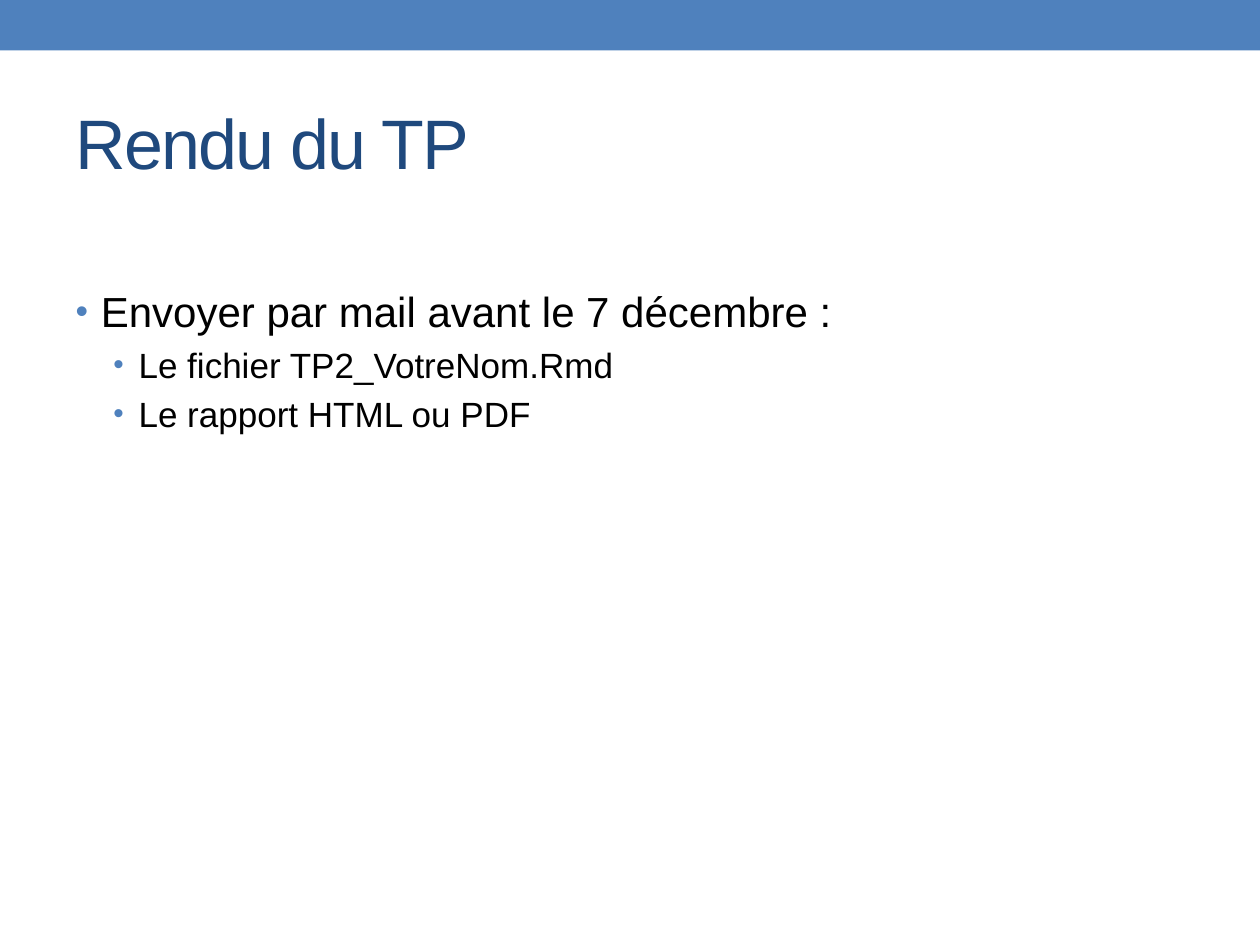
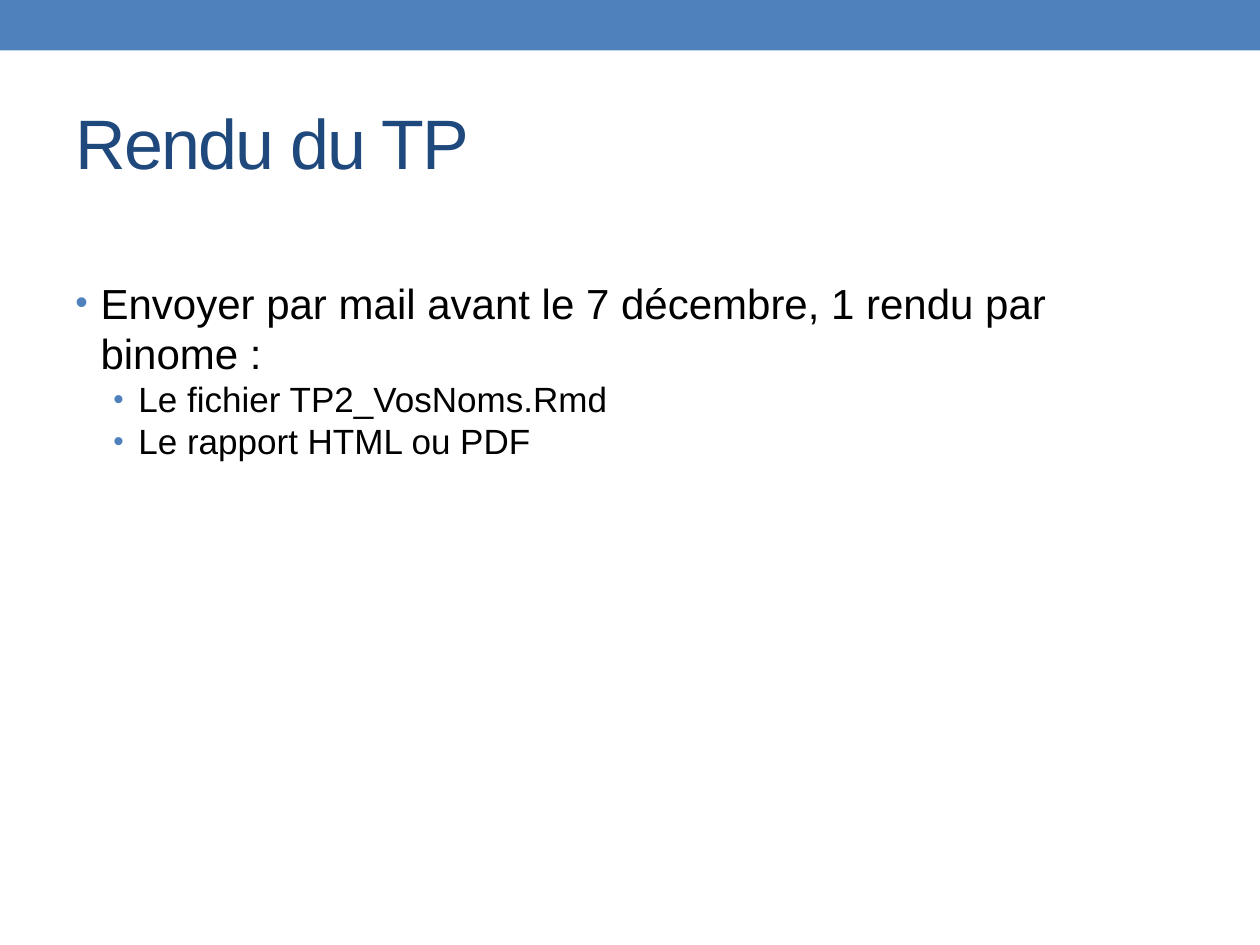
Before and after one commit to PF-BB/CentraleSupelec-R-genomics, a slide deck: slide 10 of docs/source/TP2/TP2_2061124.pptx. Drawn at 1260x945 pixels with LibreOffice and Linux fonts; fonts in the diff are those of the drawing. Boxes give left, top, right and bottom in pixels: in the first picture for what was removed or moved away, otherwise in the second. Text is boxed around its words. In the diff, an @@ line names an element or a change of style, - is before the commit and + after.

```diff
--- a/docs/source/TP2/TP2_2061124.pptx
+++ b/docs/source/TP2/TP2_2061124.pptx
@@ text at (101,288,1046,419): text changed @@
-• Envoyer par mail avant le 7 décembre :
-  • Le fichier TP2_VotreNom.Rmd
+• Envoyer par mail avant le 7 décembre, 1 rendu par binome :
+  • Le fichier TP2_VosNoms.Rmd
@@ text at (138,430,530,461): less space between paragraphs @@
```
Also in this commit, not shown: 17 other slides changed.
